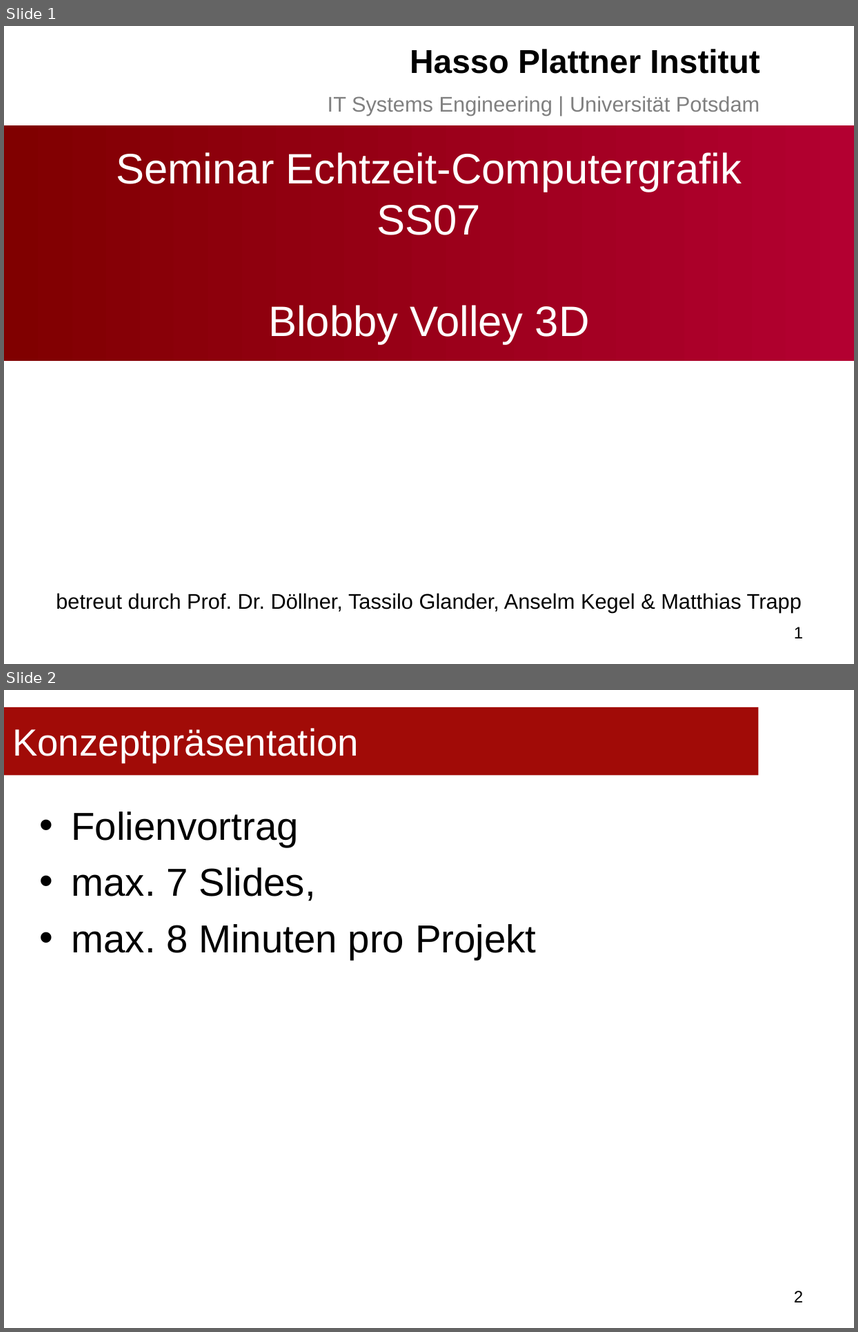
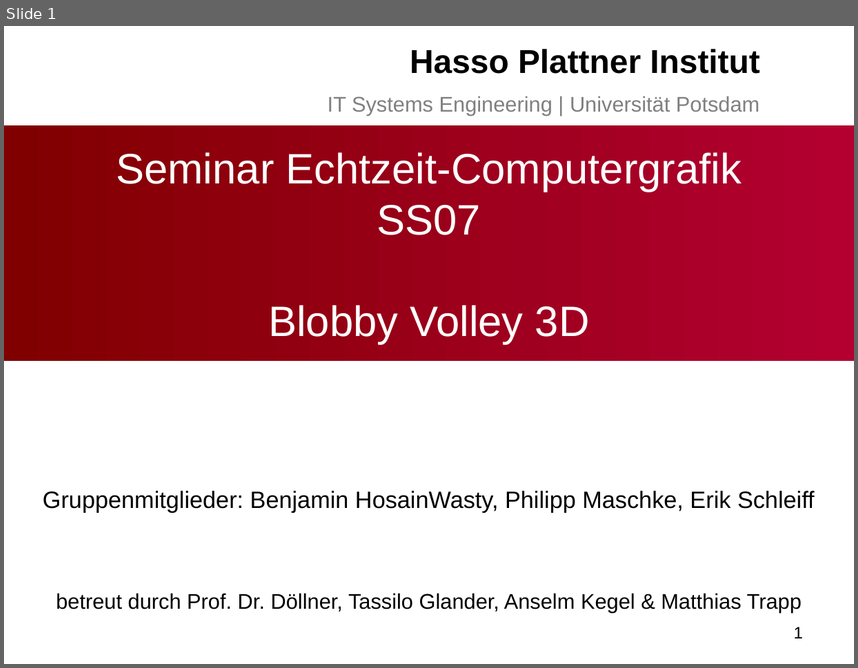
Before and after one commit to bwasty/blobby-volley-3d, a slide deck: Präsentationen/Slides-Konzeptpräsentation.ppt. Shown one above the other, each under a label of ours: slides 1 and 2 before the commit, slide 1 after it. The pictures are 858x1332 and 858x668 pixels, drawn with LibreOffice and Linux fonts; fonts in the diff are those of the drawing; background and template pictures are left out. Boxes give left, top, right and bottom in pixels: in the first picture for what was removed or moved away, otherwise in the second. Text is boxed around its words. In the diff, an @@ line names an element or a change of style, - is before the commit and + after.

```diff
--- a/Präsentationen/Slides-Konzeptpräsentation.ppt
+++ b/Präsentationen/Slides-Konzeptpräsentation.ppt
@@ slide 2 removed at bbox=[4, 690, 854, 1328], background #FFFFFF @@
@@ title removed at bbox=[4, 707, 759, 775] @@
-Konzeptpräsentation
@@ text removed at bbox=[72, 811, 537, 960] @@
-• Folienvortrag
-• max. 7 Slides,
-• max. 8 Minuten pro Projekt
@@ page number removed at bbox=[794, 1290, 803, 1302] @@
-2
@@ slide 1 changed as well @@
@@ subtitle added at bbox=[43, 490, 815, 512], 20 pt, text #000000 @@
+Gruppenmitglieder: Benjamin HosainWasty, Philipp Maschke, Erik Schleiff
```
Also in this commit, not shown: 2 other slides changed, 2 slides added, 2 other slides removed.
